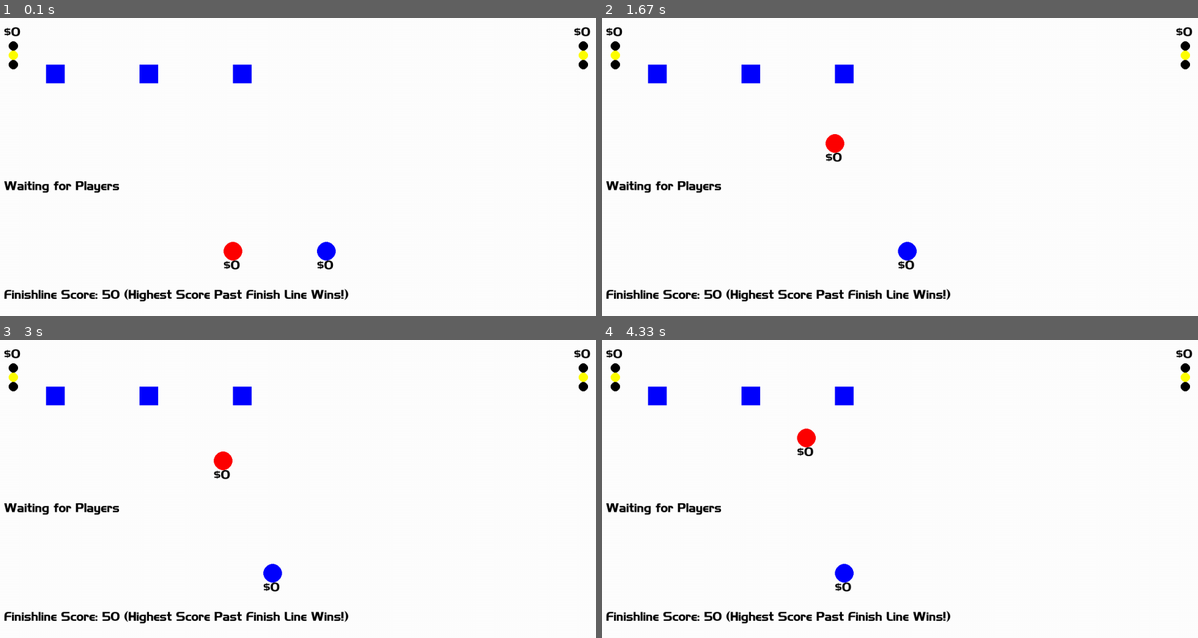
Above: before the commit, frames 1-4 (two rows, left to right).
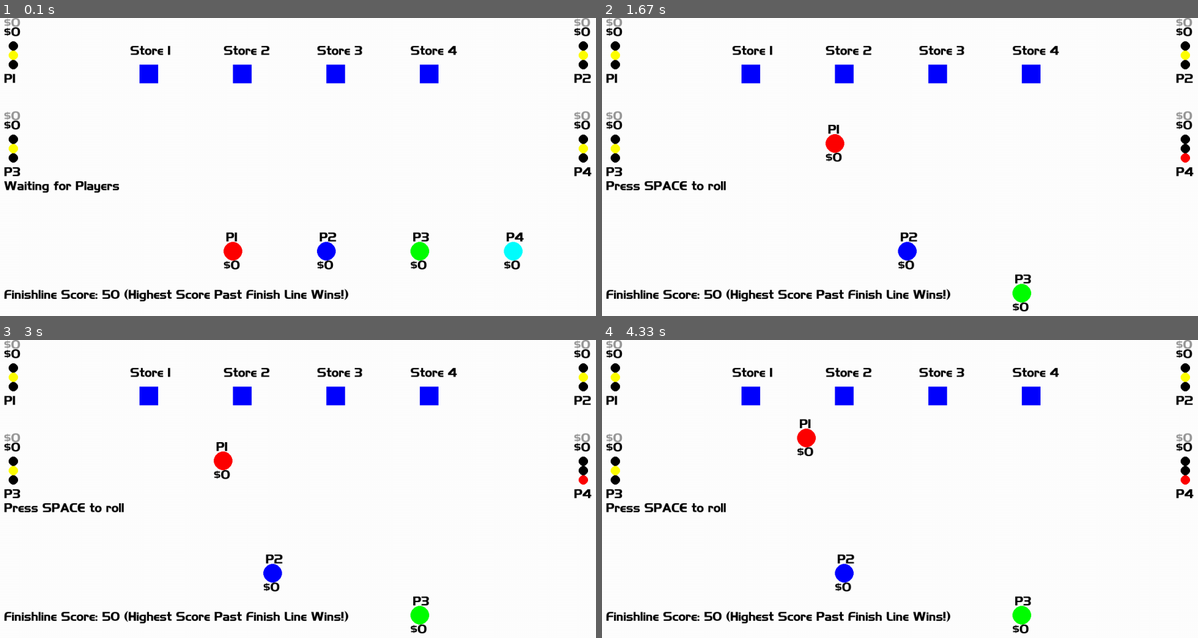
Above: after the commit, the same moments.

Repository: isaachraga/GammaRepo
Game: pygame game, started from SnakeEyes/Code/game.py
Two runs of this game, one before a commit and one after it. Both use one fixed random seed, a clock stepped at 60 frames per second and the inputs below.
Inputs:
- Up to frame 1 (0.1 s): no input
- Up to frame 2 (1.67 s): hold Right 0.33-0.8 s; hold K 0.83-1.13 s; hold Up 0.83-1.13 s; hold W 0.83-1.13 s; tap F at 0.9, 1.23, 1.57 s; tap T at 0.98 s; hold 8 1.17-1.47 s; hold Up 1.17-1.47 s; hold W 1.17-1.47 s; tap G at 1.32 s; hold Up from 1.5 s (still down); hold W from 1.5 s (still down)
- Up to frame 3 (3 s): release Up at 1.8 s; release W at 1.8 s; hold D 1.83-2.3 s; tap F at 1.9, 2.2, 2.4, 2.7, 2.97 s; tap T at 1.98 s; hold A 2.33-2.87 s; tap G at 2.48 s; hold S from 2.9 s (still down)
- Up to frame 4 (4.33 s): release S at 3.2 s; hold A 3.23-3.63 s; tap F at 3.3, 3.6, 3.73, 4.13 s; tap T at 3.38 s; hold W 3.67-4.03 s; tap G at 3.82 s; hold D from 4.07 s (still down)

The runs differ from the first frame. In frame 1, 2.6% of the frame differs, in the area x 0-100%, y 0-85%; in frame 2, 2.8%; in frame 3, 2.8%; in frame 4, 2.8%, in the area x 0-100%, y 0-99%.

Commit message:
multi-player, multi store, no code commenting, some bugs

Diff:
--- a/SnakeEyes/Code/coreV2.py
+++ b/SnakeEyes/Code/coreV2.py
@@ -10,8 +10,9 @@
 import math
 
 ### BUGS ###
-# p1 is not turning the store green
-# ready check needs to only check with players who are still in
+# players cant move while touching a boundary
+# need to set up police roll
+
 
 ### Features ###
 # need to set up police roll once an alarm has been triggered
@@ -45,19 +46,9 @@
         self.moveSpeed = 300
 
         self.playerReset()
-
-        self.store1 = Store()
-        self.store2 = Store()
-        self.store3 = Store()
-        self.store1.position = pygame.Vector2(100, 100)
-        self.store2.position = pygame.Vector2(300, 100)
-        self.store3.position = pygame.Vector2(500, 100)
-
-
-        self.Stores = [self.store1,self.store2,self.store3]
-
-        for s in self.Stores:
-            s.collider = pygame.Rect(s.position.x, s.position.y, 20,20)
+        self.playerLocReset()
+        self.storeReset()
+
 
 
         # Scenes
@@ -66,6 +57,29 @@
         self.menu = MainMenu(self.screen)
         self.tutorial = Tutorial(self.screen)
         self.credits = Credits(self.screen)
+
+    def storeReset(self):
+        self.store1 = Store()
+        self.store1.storeNum = 1
+        self.store1.position = pygame.Vector2(300, 100)
+
+        self.store2 = Store()
+        self.store2.storeNum = 2
+        self.store2.position = pygame.Vector2(500, 100)
+
+        self.store3 = Store()
+        self.store3.storeNum = 3
+        self.store3.position = pygame.Vector2(700, 100)
+
+        self.store4 = Store()
+        self.store4.storeNum = 4
+        self.store4.position = pygame.Vector2(900, 100)
+
+
+        self.Stores = [self.store1,self.store2,self.store3, self.store4]
+
+        for s in self.Stores:
+            s.collider = pygame.Rect(s.position.x, s.position.y, 20,20)
 
 
     def playerReset(self):
@@ -77,7 +91,6 @@
         self.p1.right = pygame.K_d
         self.p1.ready = pygame.K_1
         self.p1.cashOut = pygame.K_2
-        self.p1.position = pygame.Vector2(500,500)
         self.p1.color = (255,0,0)
         self.p1.gr = pygame.Vector2(30,60)
         self.p1.yl = pygame.Vector2(30,80)
@@ -91,22 +104,50 @@
         self.p2.right = pygame.K_h
         self.p2.ready = pygame.K_3
         self.p2.cashOut = pygame.K_4
-        self.p2.position = pygame.Vector2(700,500)
         self.p2.color = (0,0,255)
         self.p2.gr = pygame.Vector2(1250,60)
         self.p2.yl = pygame.Vector2(1250,80)
         self.p2.rd = pygame.Vector2(1250,100)
 
-        #self.p3 = Player()
-        #self.p4 = Player()
-
-
-        #self.p3.playerNum = 3
-        #self.p4.playerNum = 4
+        self.p3 = Player()
+        self.p3.playerNum = 3
+        self.p3.up = pygame.K_i
+        self.p3.down = pygame.K_k
+        self.p3.left = pygame.K_j
+        self.p3.right = pygame.K_l
+        self.p3.ready = pygame.K_5
+        self.p3.cashOut = pygame.K_6
+        self.p3.color = (0,255,0)
+        self.p3.gr = pygame.Vector2(30,260)
+        self.p3.yl = pygame.Vector2(30,280)
+        self.p3.rd = pygame.Vector2(30,300)
+
+
+
+        self.p4 = Player()
+        self.p4.playerNum = 4
+        self.p4.up = pygame.K_UP
+        self.p4.down = pygame.K_DOWN
+        self.p4.left = pygame.K_LEFT
+        self.p4.right = pygame.K_RIGHT
+        self.p4.ready = pygame.K_7
+        self.p4.cashOut = pygame.K_8
+        self.p4.color = (0,255,255)
+        self.p4.gr = pygame.Vector2(1250,260)
+        self.p4.yl = pygame.Vector2(1250,280)
+        self.p4.rd = pygame.Vector2(1250,300)
+
 
 
         #self.Players = [self.p1, self.p2, self.p3, self.p4]
-        self.Players = [self.p1,self.p2]
+        self.Players = [self.p1,self.p2, self.p3, self.p4]
+
+    def playerLocReset(self):
+        self.p1.position = pygame.Vector2(500,500)
+        self.p2.position = pygame.Vector2(700,500)
+        self.p3.position = pygame.Vector2(900,500)
+        self.p4.position = pygame.Vector2(1100,500)
+
     ##### Run Game Loop #####
     def run(self):
 
@@ -147,44 +188,50 @@
     def render(self):
         self.screen.fill((255,255,255))
 
-        self.status()
+
 
 
         for s in self.Stores:
             for p in self.Players:
-                collide = s.collider.colliderect(p.collider)
-                if s.status != -1:
-                    if collide:
-                        s.color = (0, 255, 0)
-                        if p not in s.players:
-                            s.players.append(p)
-                            #print(s.players)
-                        self.GAME_FONT.render_to(self.screen, (s.position.x, s.position.y-20), "Ready?", (0, 0, 0))
-
-                    else:
-                        s.color = (0, 0, 255)
-                        if p in s.players:
-                            s.players.remove(p)
-                            p.status = 0
-                            #print(s.players)
+                if p.status != -1:
+                    collide = s.collider.colliderect(p.collider)
+                    if s.status != -1:
+                        if collide:
+                            s.color = (0, 255, 0)
+                            if p not in s.players:
+                                s.players.append(p)
+                                #print(s.players)
+                            self.GAME_FONT.render_to(self.screen, (s.position.x-20, s.position.y-20), "Ready?", (0, 0, 0))
+
+                        else:
+                            if len(s.players) == 0:
+                                s.color = (0, 0, 255)
+                            if p in s.players:
+                                s.players.remove(p)
+                                p.status = 0
+                                #print(s.players)
 
 
         ##### STORES #####
 
         for s in self.Stores:
             pygame.draw.rect(self.screen, s.color, (s.position.x, s.position.y, 40,40))
-            self.GAME_FONT.render_to(self.screen, (s.position.x, s.position.y-40), s.scoreText, (0, 0, 0))
+            self.GAME_FONT.render_to(self.screen, (s.position.x, s.position.y-60), s.scoreText, (0, 0, 0))
 
         ##### PLAYERS #####
         for p in self.Players:
-            pygame.draw.circle(self.screen, p.color , p.position, 20)
+            if p.status != -1:
+                pygame.draw.circle(self.screen, p.color , p.position, 20)
+
+
+        self.status()
 
 
         ##### DEBUG #####
         #self.GAME_FONT.render_to(self.screen, (10, 10), "Dice 1: "+str(self.num1), (0, 0, 0))
         #self.GAME_FONT.render_to(self.screen, (10, 30), "Dice 2: "+str(self.num2), (0, 0, 0))
 
-        self.GAME_FONT.render_to(self.screen, (10, 250), self.result, (0, 0, 0))
+        self.GAME_FONT.render_to(self.screen, (10, 380), self.result, (0, 0, 0))
 
         if self.ready:
             self.GAME_FONT.render_to(self.screen, (10, 350), "Press SPACE to roll", (0, 0, 0))
@@ -213,9 +260,22 @@
                 self.ready = False
 
     def status(self):
+        for s in self.Stores:
+            self.GAME_FONT.render_to(self.screen, (s.position.x-20, s.position.y-40), "Store "+str(s.storeNum), (0, 0, 0))
+            if s.status == -1:
+                s.color = (255,0,0)
+
+
         for p in self.Players:
-            self.GAME_FONT.render_to(self.screen, (p.position.x-20, p.position.y+20), "$"+str(p.tmpScore), (0, 0, 0))
             self.GAME_FONT.render_to(self.screen, (p.gr.x-20, p.gr.y-40), "$"+str(p.score), (0, 0, 0))
+            self.GAME_FONT.render_to(self.screen, (p.rd.x-20, p.rd.y+20), "P"+str(p.playerNum), (0, 0, 0))
+            self.GAME_FONT.render_to(self.screen, (p.gr.x-20, p.gr.y-60), "$"+str(p.tmpScore), (150, 150, 150))
+
+            if p.status != -1:
+                self.GAME_FONT.render_to(self.screen, (p.position.x-20, p.position.y+20), "$"+str(p.tmpScore), (0, 0, 0))
+                self.GAME_FONT.render_to(self.screen, (p.position.x-15, p.position.y-40), "P"+str(p.playerNum), (0, 0, 0))
+
+
             pygame.draw.circle(self.screen, "black" , p.gr, 10)
             pygame.draw.circle(self.screen, "black" , p.yl, 10)
             pygame.draw.circle(self.screen, "black" , p.rd, 10)
@@ -229,9 +289,7 @@
 
 
 
-        for s in self.Stores:
-            if s.status == -1:
-                s.color = (255,0,0)
+
 
 
     ##### Game Functions #####
@@ -247,23 +305,29 @@
 
         ##### Player Controls #####
         for p in self.Players:
-            tempX=0
-            tempY=0
-            if keys[p.up]:
-                tempY -= self.moveSpeed
-            if keys[p.down]:
-                tempY += self.moveSpeed
-            if keys[p.left]:
-                tempX -= self.moveSpeed
-            if keys[p.right]:
-                tempX += self.moveSpeed
-
-            if tempX != 0 and tempY != 0:
-                tempX = tempX*(math.sqrt(2)/2)
-                tempY = tempY*(math.sqrt(2)/2)
-            p.position.x += tempX * dt
-            p.position.y += tempY * dt
-            p.collider.center = p.position
+            if p.status != -1:
+                tempX=0
+                tempY=0
+                if keys[p.up]:
+                    tempY -= self.moveSpeed
+                if keys[p.down]:
+                    tempY += self.moveSpeed
+                if keys[p.left]:
+                    tempX -= self.moveSpeed
+                if keys[p.right]:
+                    tempX += self.moveSpeed
+
+
+
+                if p.position.x + tempX < 1510 and p.position.x + tempX > -250 and p.position.y + tempY < 950 and p.position.y + tempY > -250:
+                    if tempX != 0 and tempY != 0:
+                        tempX = tempX*(math.sqrt(2)/2)
+                        tempY = tempY*(math.sqrt(2)/2)
+                    p.position.x += tempX * dt
+                    p.position.y += tempY * dt
+                    p.collider.center = p.position
+
+
 
 
 
@@ -356,6 +420,9 @@
                         p.score = p.score + p.tmpScore
                         p.tmpScore = 0
                         p.status = -1
+                        for s in self.Stores:
+                            if p in s.players:
+                                s.players.remove(p)
 
 
                 # Scene Selection
@@ -391,6 +458,8 @@
                     p.status = 0
                     p.tmpScore = 0
                     count = 0
+                    self.storeReset()
+                    self.playerLocReset()
             else:
                 count = 0
                 self.gameOver()
@@ -423,6 +492,8 @@
         self.lastRound = False
         self.allAlarms = False
         self.playerReset()
+        self.playerLocReset()
+        self.storeReset()
         self.gameOverFlag = False
 
 
@@ -458,6 +529,7 @@
     def __init__(self):
         self.num1 = 0
         self.num2 = 0
+        self.storeNum = 0
         self.scoreText = ""
         self.status = 0 #0 - ready | -1 alarmed
         self.color = (0,0,255)
